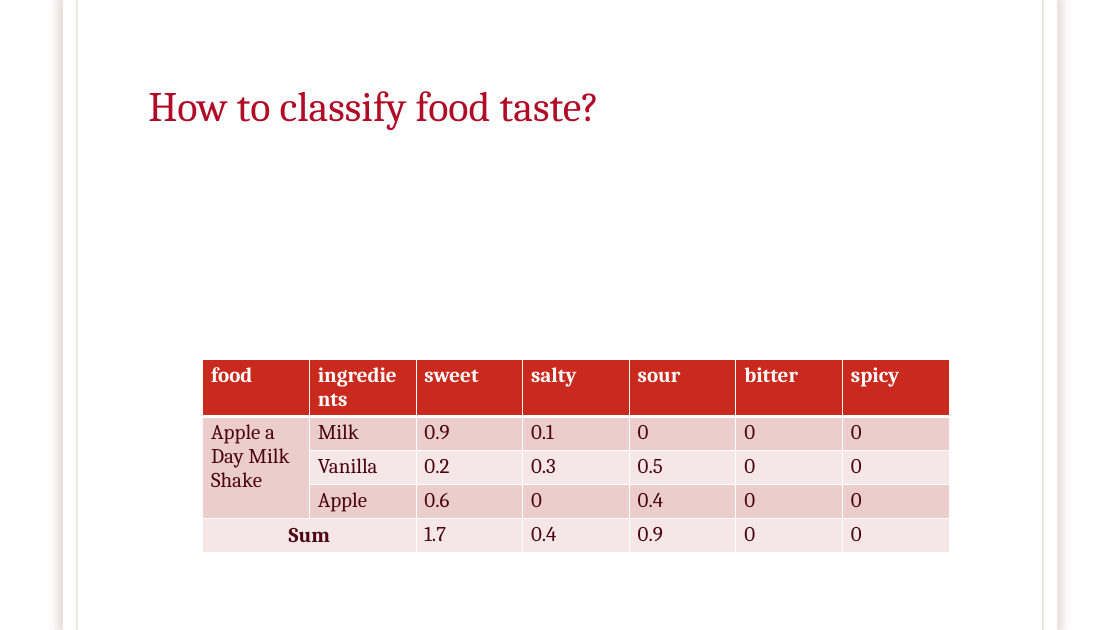
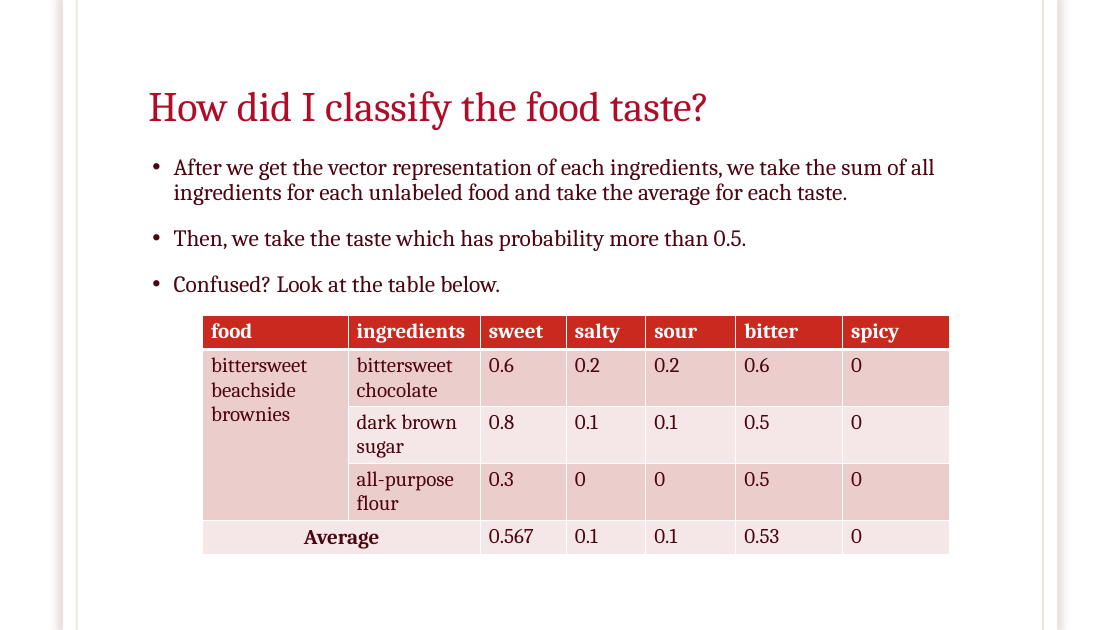
Before and after one commit to Rangga1708/Food-Recommender, a slide deck: slide 31 of Food Recommender Based on Taste.pptx (slide 28 before the commit). Drawn at 1120x630 pixels with LibreOffice and Linux fonts; fonts in the diff are those of the drawing; grey boxes stand for pictures; background and template pictures are left out. Boxes give left, top, right and bottom in pixels: in the first picture for what was removed or moved away, otherwise in the second. Text is boxed around its words. In the diff, an @@ line names an element or a change of style, - is before the commit and + after.

```diff
--- a/Food Recommender Based on Taste.pptx
+++ b/Food Recommender Based on Taste.pptx
@@ title at (148, 91, 709, 130): text changed @@
-How to classify food taste?
+How did I classify the food taste?
@@ text added at (174, 158, 935, 293), 20 pt, text #4D0511 @@
+• After we get the vector representation of each ingredients, we take the sum of all ingredients for each unlabeled food and take the average for each taste.
+• Then, we take the taste which has probability more than 0.5.
+• Confused? Look at the table below.
@@ table at (202, 316, 948, 560) @@
-row 2: Apple a Day Milk Shake | Milk | 0.9 | 0.1 | 0 | 0 | 0
+row 2: bittersweet beachside brownies | bittersweet chocolate | 0.6 | 0.2 | 0.2 | 0.6 | 0
-row 3:  | Vanilla | 0.2 | 0.3 | 0.5 | 0 | 0
+row 3:  | dark brown sugar | 0.8 | 0.1 | 0.1 | 0.5 | 0
-row 4:  | Apple | 0.6 | 0 | 0.4 | 0 | 0
+row 4:  | all-purpose flour | 0.3 | 0 | 0 | 0.5 | 0
-row 5: Sum |  | 1.7 | 0.4 | 0.9 | 0 | 0
+row 5: Average |  | 0.567 | 0.1 | 0.1 | 0.53 | 0
@@ table: place and size @@
-table at (202, 360, 949, 555)
+table at (202, 316, 948, 560)
```
Also in this commit, not shown: 17 other slides changed, 6 slides added, 1 slide removed.
